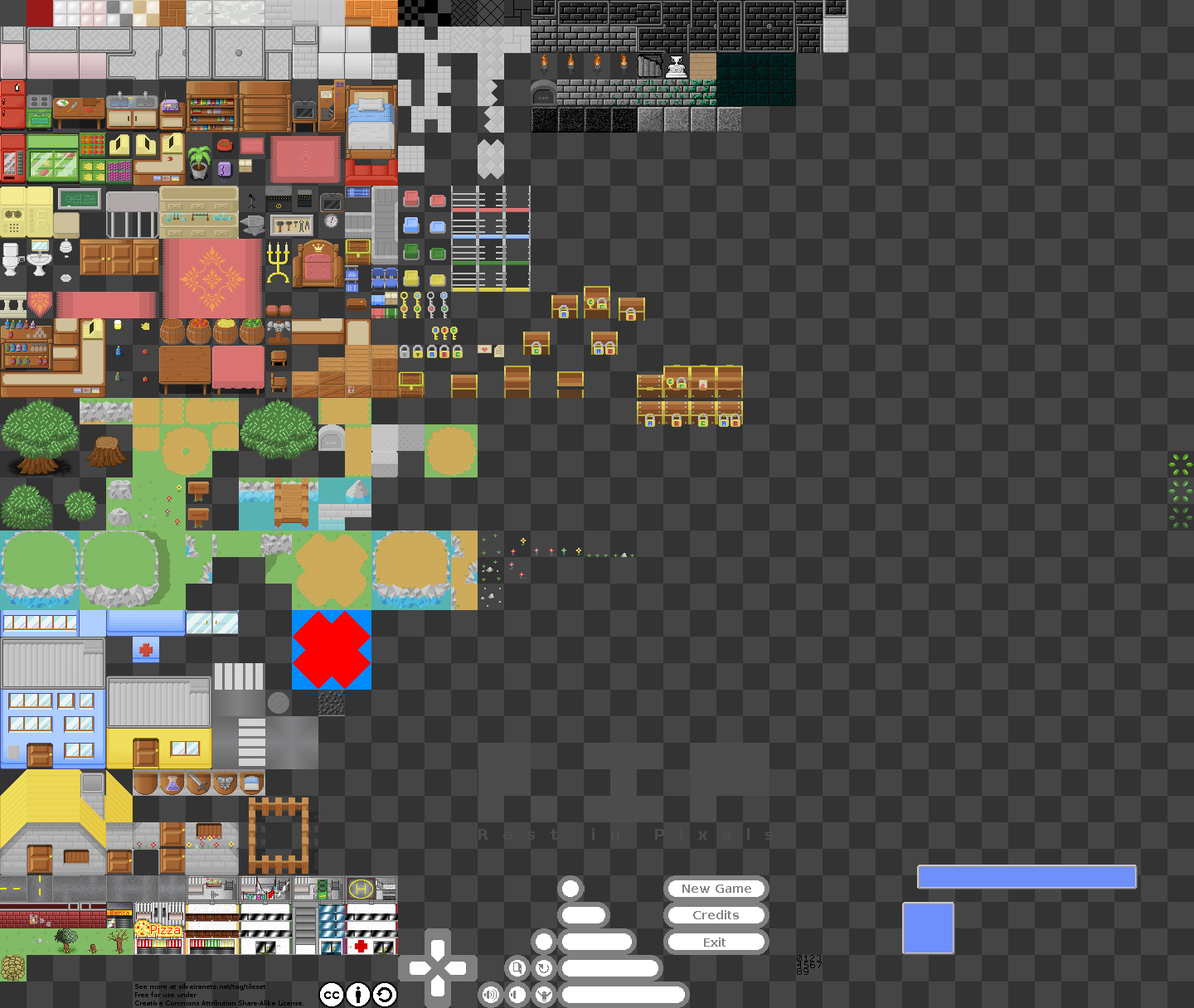
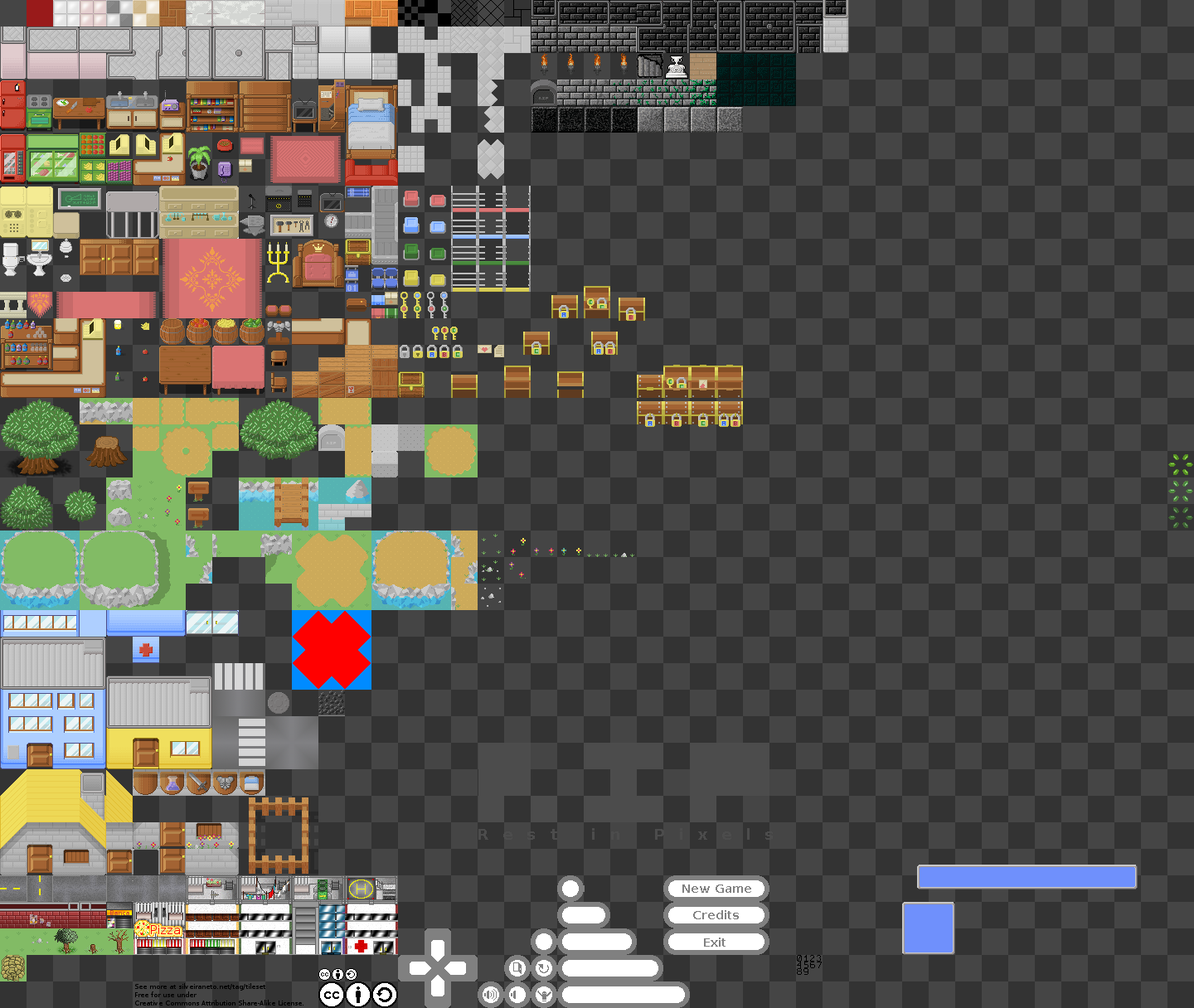
Two versions of the same layered image (1194x1008). Layer-by-layer changes:
painted on "Background" over [318, 968, 358, 981]
